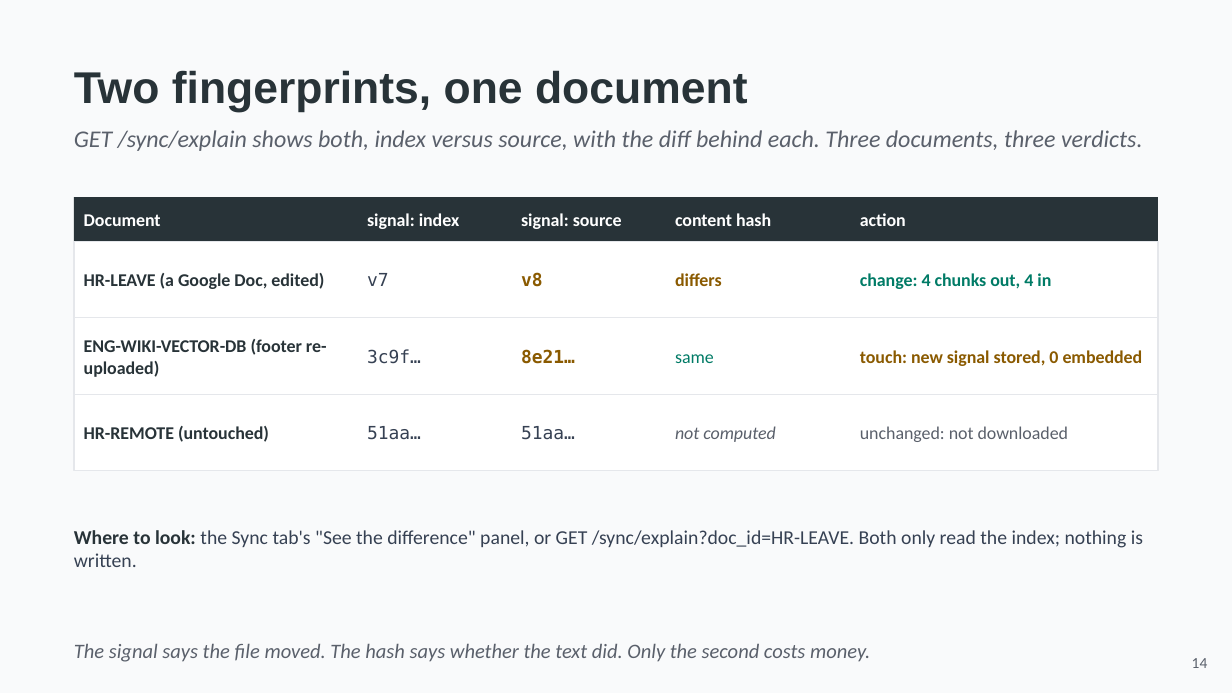
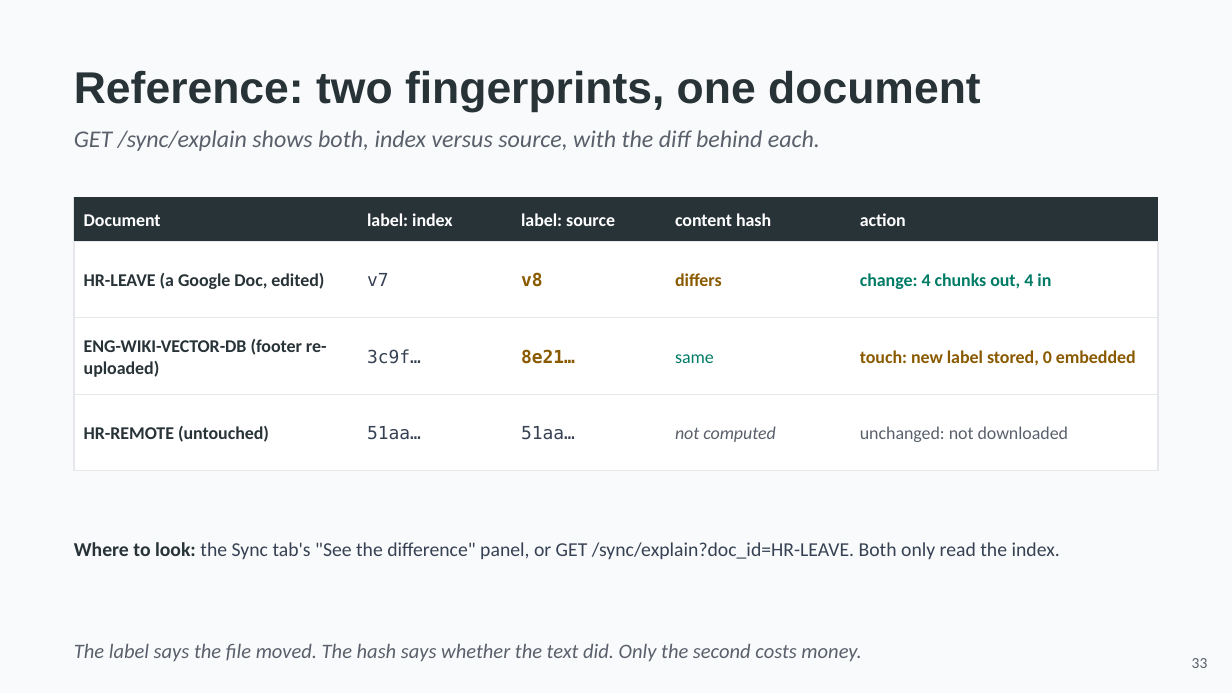
Before and after one commit to hasankanaan26/acme-desk, a slide deck: slide 33 of slides/part1-source.pptx (slide 14 before the commit). Drawn at 1232x693 pixels with LibreOffice and Linux fonts; fonts in the diff are those of the drawing. Boxes give left, top, right and bottom in pixels: in the first picture for what was removed or moved away, otherwise in the second. Text is boxed around its words. In the diff, an @@ line names an element or a change of style, - is before the commit and + after.

```diff
--- a/slides/part1-source.pptx
+++ b/slides/part1-source.pptx
@@ text at [74,70,981,113]: text changed @@
-Two fingerprints, one document
+Reference: two fingerprints, one document
@@ text at [74,130,820,151]: text changed @@
-GET /sync/explain shows both, index versus source, with the diff behind each. Three documents, three verdicts.
+GET /sync/explain shows both, index versus source, with the diff behind each.
@@ text at [367,213,453,226]: text changed @@
-signal: index
+label: index
@@ text at [521,213,615,226]: text changed @@
-signal: source
+label: source
@@ text at [860,350,1136,365]: text changed @@
-touch: new signal stored, 0 embedded
+touch: new label stored, 0 embedded
@@ text at [74,542,1060,559]: text changed @@
-Where to look: the Sync tab's "See the difference" panel, or GET /sync/explain?doc_id=HR-LEAVE. Both only read the index; nothing is written.
+Where to look: the Sync tab's "See the difference" panel, or GET /sync/explain?doc_id=HR-LEAVE. Both only read the index.
@@ text at [74,644,861,662]: text changed @@
-The signal says the file moved. The hash says whether the text did. Only the second costs money.
+The label says the file moved. The hash says whether the text did. Only the second costs money.
@@ text at [1192,658,1208,668]: text changed @@
-14
+33
```
Also in this commit, not shown: 14 other slides changed, 21 slides added, 6 slides removed, 28 other files.
